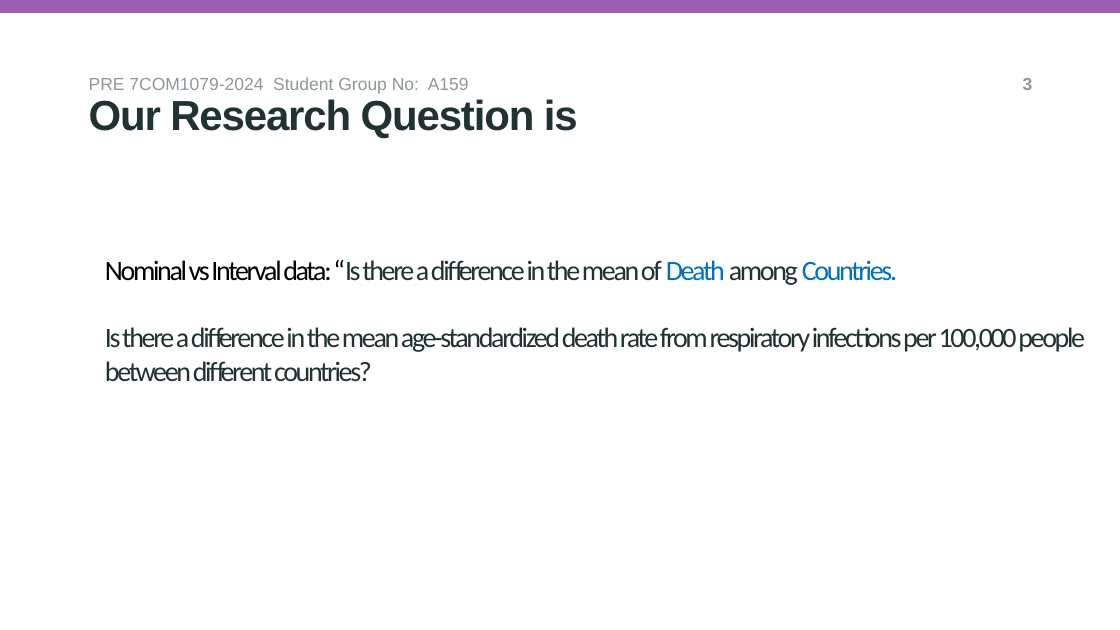
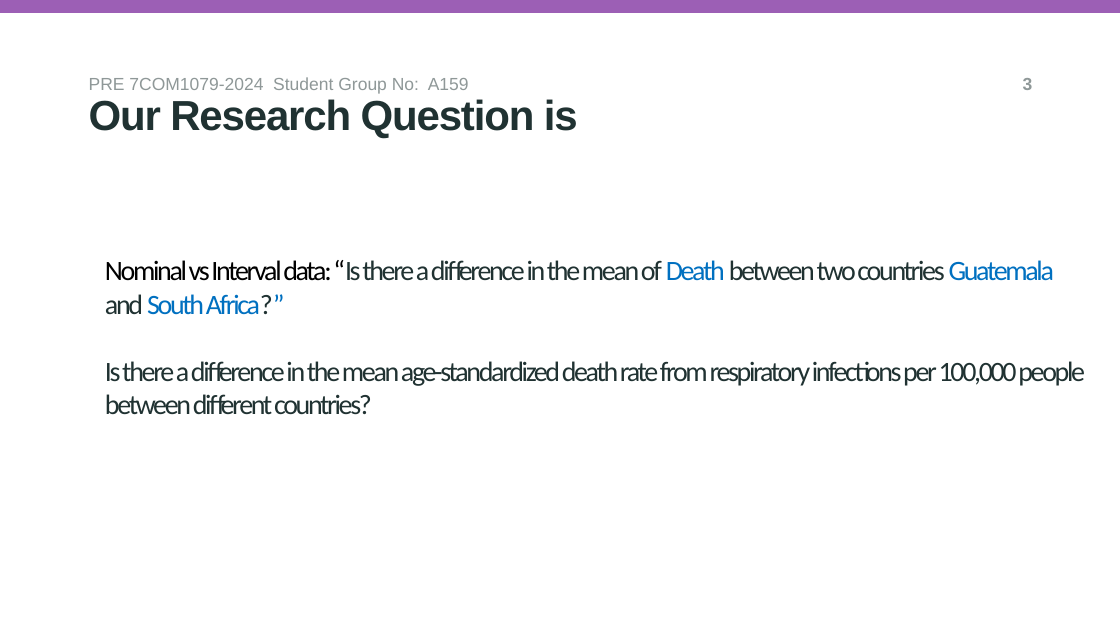
Before and after one commit to muhammadwaqas156/A159_7COM1079, a slide deck: slide 5 of reseach_question_presentation_template (1).pptx. Drawn at 1120x630 pixels with LibreOffice and Linux fonts; fonts in the diff are those of the drawing; background and template pictures are left out. Boxes give left, top, right and bottom in pixels: in the first picture for what was removed or moved away, otherwise in the second. Text is boxed around its words. In the diff, an @@ line names an element or a change of style, - is before the commit and + after.

```diff
--- a/reseach_question_presentation_template (1).pptx
+++ b/reseach_question_presentation_template (1).pptx
@@ title at box(105, 260, 1085, 415): text changed @@
-Nominal vs Interval data: “Is there a difference in the mean of Death among Countries.
-Is there a difference in the mean age-standardized death rate from respiratory infections per 100,000 people between different countries?
+Nominal vs Interval data: “Is there a difference in the mean of Death between two countries Guatemala and South Africa?”
+Is there a difference in the mean age-standardized death rate from respiratory infections per 100,000 people between different countries?
```
Also in this commit, not shown: 1 other slide changed.
